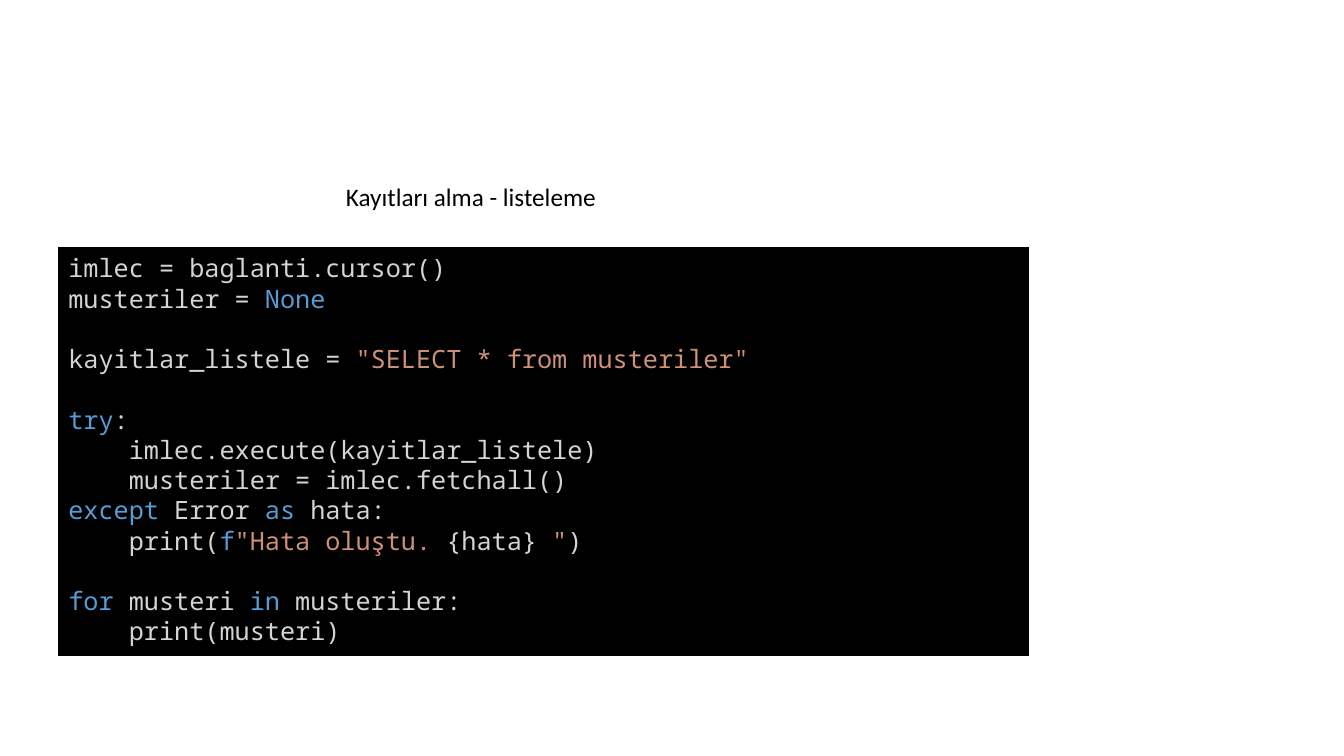
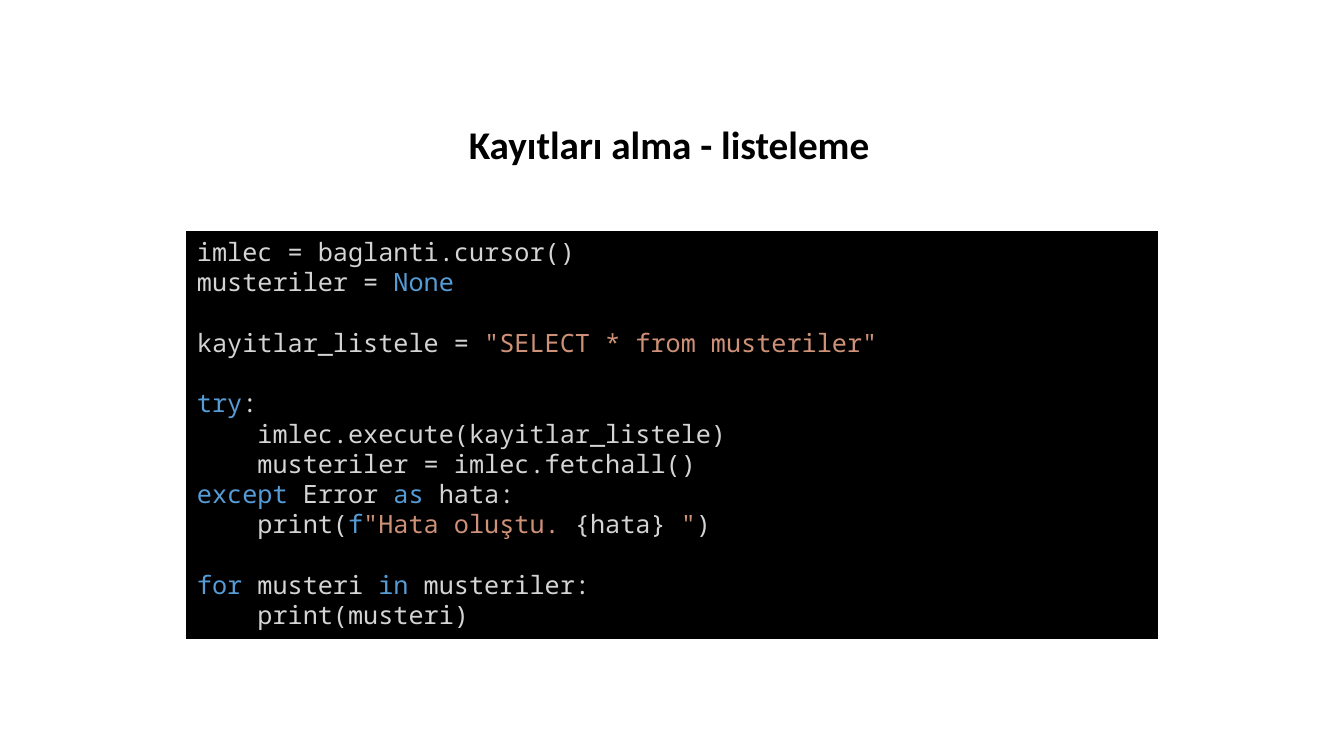
Before and after one commit to celalaksu/Python-Programlama-Kursu, a slide deck: slide 47 of Python txt json Dosyaları ve SQLite Veritabanı.pptx (slide 44 before the commit). Drawn at 1344x756 pixels with LibreOffice and Linux fonts; fonts in the diff are those of the drawing. Boxes give left, top, right and bottom in pixels: in the first picture for what was removed or moved away, otherwise in the second. Text is boxed around its words. In the diff, an @@ line names an element or a change of style, - is before the commit and + after.

```diff
--- a/Python txt json Dosyaları ve SQLite Veritabanı.pptx
+++ b/Python txt json Dosyaları ve SQLite Veritabanı.pptx
@@ text "Kayıtları alma - listeleme": place and size @@
-text "Kayıtları alma - listeleme" at [346,188,596,210]
+text "Kayıtları alma - listeleme" at [469,131,869,165]
@@ text "Kayıtları alma - listeleme" at [469,131,869,165]: size 18 to 28 pt, bold on @@
@@ rectangle "imlec = baglanti.cursor()": place and size @@
-rectangle "imlec = baglanti.cursor()" at [58,248,1028,655]
+rectangle "imlec = baglanti.cursor()" at [188,232,1157,639]
```
Also in this commit, not shown: 17 other slides changed, 7 slides added, 1 slide removed.
